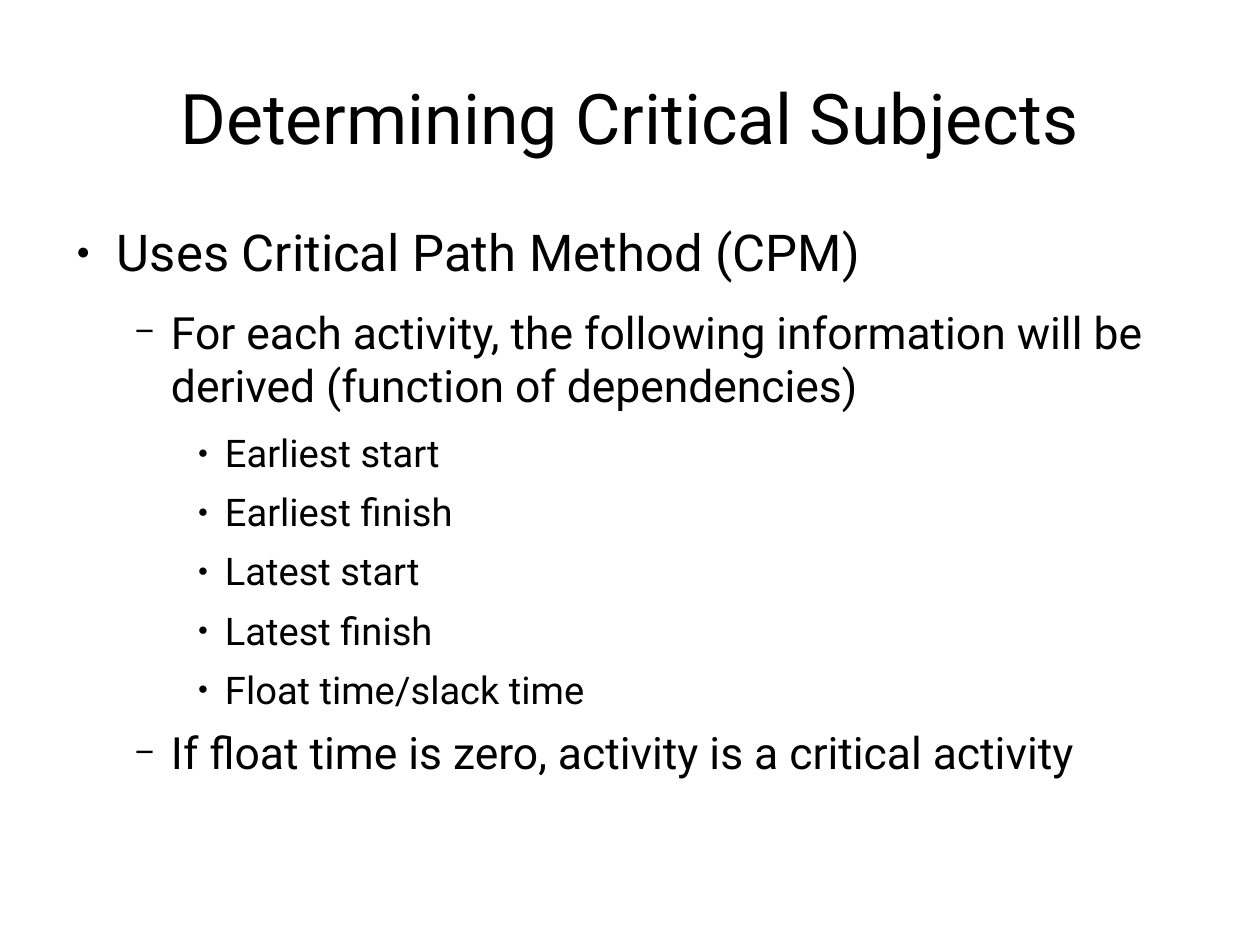
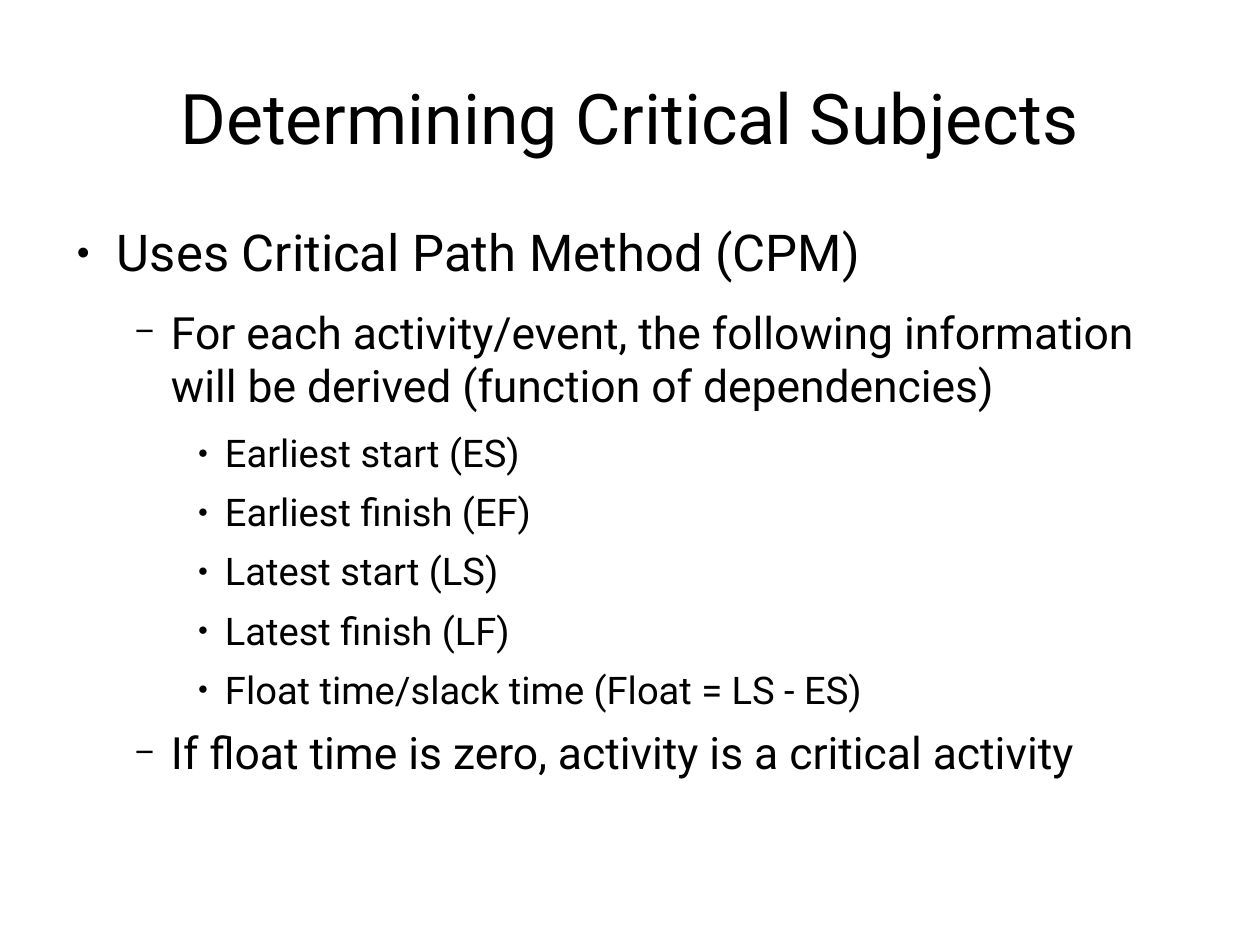
Before and after one commit to jachermocilla/jach-homepage, a slide deck: slide 8 of seminar-2008.odp. Drawn at 1260x945 pixels with LibreOffice and Linux fonts; fonts in the diff are those of the drawing. Boxes give left, top, right and bottom in pixels: in the first picture for what was removed or moved away, otherwise in the second. Text is boxed around its words. In the diff, an @@ line names an element or a change of style, - is before the commit and + after.

```diff
--- a/seminar-2008.odp
+++ b/seminar-2008.odp
@@ text at (171,315,1133,713): text changed; size 28 to 24 pt @@
-  − For each activity, the following information will be derived (function of dependencies)
-    ● Earliest start
-    ● Earliest finish
-    ● Latest start
-    ● Latest finish
-    ● Float time/slack time
+  − For each activity/event, the following information will be derived (function of dependencies)
+    ● Earliest start (ES)
+    ● Earliest finish (EF)
+    ● Latest start (LS)
+    ● Latest finish (LF)
+    ● Float time/slack time (Float = LS - ES)
```
Also in this commit, not shown: 7 other slides changed, 1 slide added.
